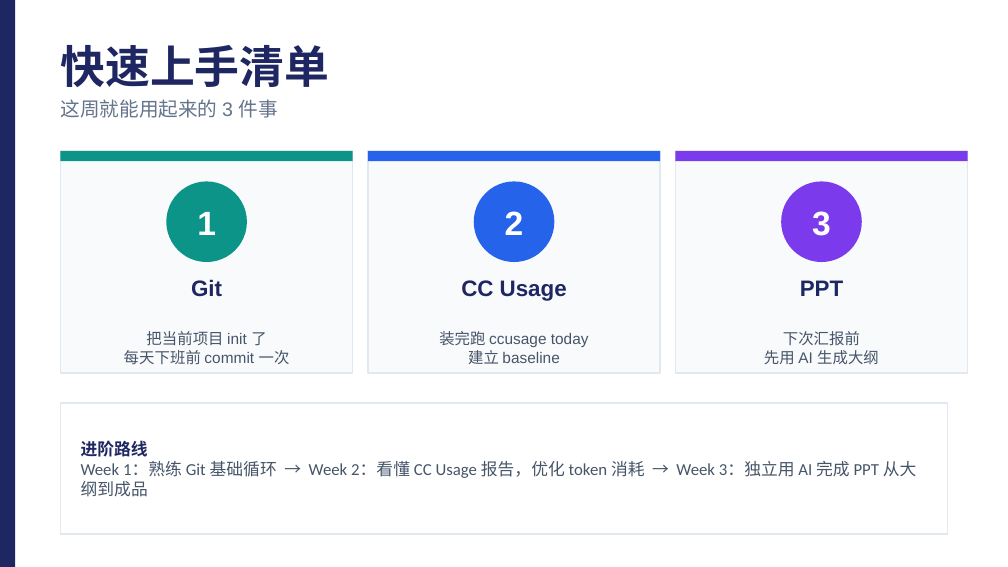
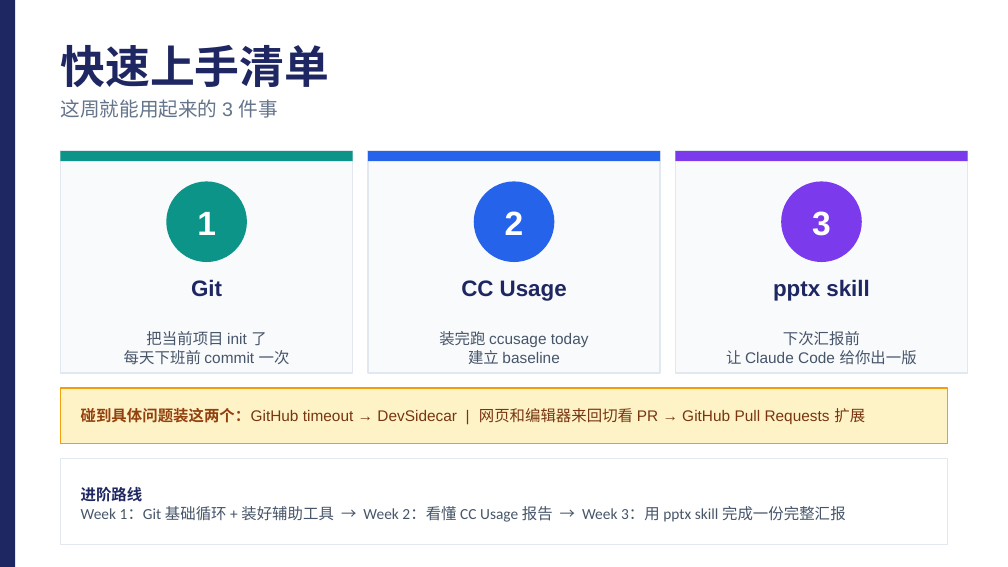
Before and after one commit to lelelelelelelelelelelelele/rednote_monitor, a slide deck: slide 15 of report/20260520/lele_AI工具指南/20260520_AI工具指南.pptx (slide 11 before the commit). Drawn at 1008x567 pixels with LibreOffice and Linux fonts; fonts in the diff are those of the drawing. Boxes give left, top, right and bottom in pixels: in the first picture for what was removed or moved away, otherwise in the second. Text is boxed around its words. In the diff, an @@ line names an element or a change of style, - is before the commit and + after.

```diff
--- a/report/20260520/lele_AI工具指南/20260520_AI工具指南.pptx
+++ b/report/20260520/lele_AI工具指南/20260520_AI工具指南.pptx
@@ text at bbox=[773, 279, 869, 301]: text changed @@
-PPT
+pptx skill
@@ text at bbox=[726, 350, 917, 365]: text changed @@
-先用 AI 生成大纲
+让 Claude Code 给你出一版
@@ rectangle: place and size @@
-rectangle at bbox=[60, 403, 948, 534]
+rectangle at bbox=[60, 388, 948, 444]
@@ rectangle at bbox=[60, 388, 948, 444]: fill #FFFFFF to #FEF3C7; outline #E2E8F0 1 pt to #F59E0B 1 pt @@
@@ text added at bbox=[81, 408, 865, 424], 11 pt, text #78350F @@
+碰到具体问题装这两个：GitHub timeout → DevSidecar | 网页和编辑器来回切看 PR → GitHub Pull Requests 扩展
@@ rectangle added at bbox=[60, 459, 948, 544], fill #FFFFFF, outline #E2E8F0 1 pt @@
@@ text "进阶路线": place and size @@
-text "进阶路线" at bbox=[81, 440, 917, 497]
+text "进阶路线" at bbox=[81, 487, 846, 522]
@@ text at bbox=[81, 506, 846, 522]: text changed; size 12 to 11 pt @@
-Week 1：熟练 Git 基础循环 → Week 2：看懂 CC Usage 报告，优化 token 消耗 → Week 3：独立用 AI 完成 PPT 从大纲到成品
+Week 1：Git 基础循环 + 装好辅助工具 → Week 2：看懂 CC Usage 报告 → Week 3：用 pptx skill 完成一份完整汇报
@@ text at bbox=[81, 487, 143, 502]: size 12 to 11 pt in "进阶路线" @@
```
Also in this commit, not shown: 5 other slides changed, 5 slides added, 1 slide removed, 2 other files.
